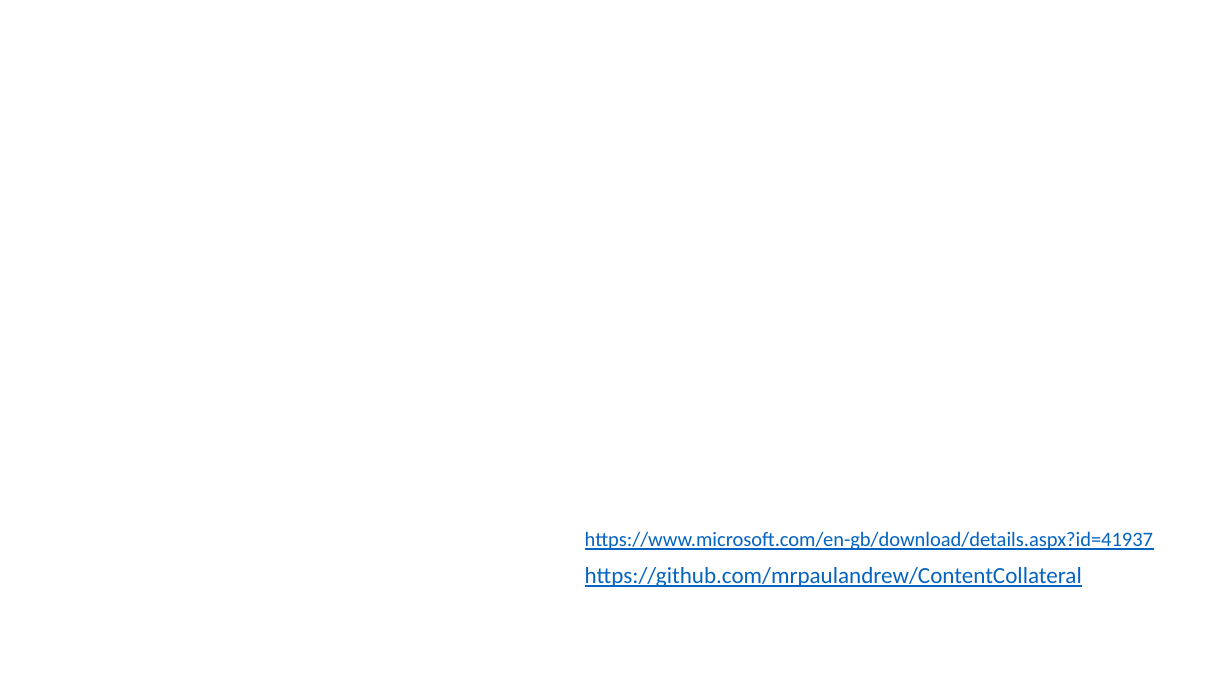
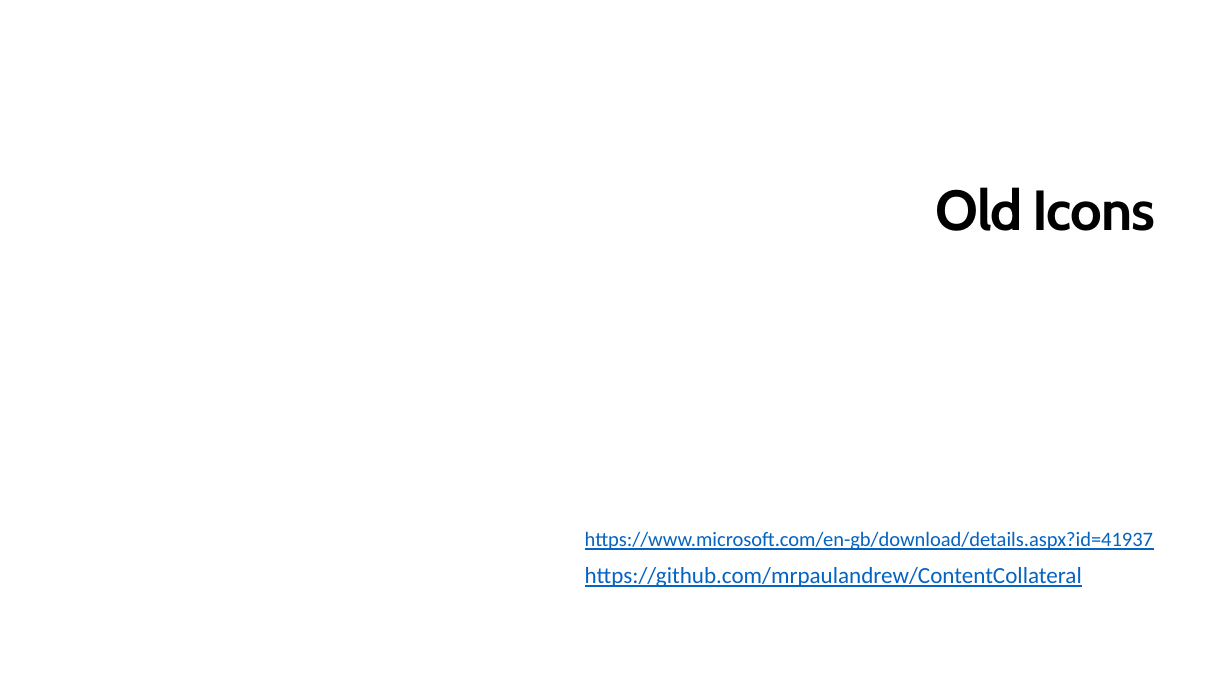
Before and after one commit to mrpaulandrew/CommunityEvents, a slide deck: slide 42 of The Azure Icon Game.pptx (slide 36 before the commit). Drawn at 1232x693 pixels with LibreOffice and Linux fonts; fonts in the diff are those of the drawing; background and template pictures are left out. Boxes give left, top, right and bottom in pixels: in the first picture for what was removed or moved away, otherwise in the second. Text is boxed around its words. In the diff, an @@ line names an element or a change of style, - is before the commit and + after.

```diff
--- a/The Azure Icon Game.pptx
+++ b/The Azure Icon Game.pptx
@@ text added at box(936, 187, 1155, 231), 44 pt, text #000000, bold @@
+Old Icons
```
Also in this commit, not shown: 23 other slides changed, 12 slides added, 6 slides removed.
